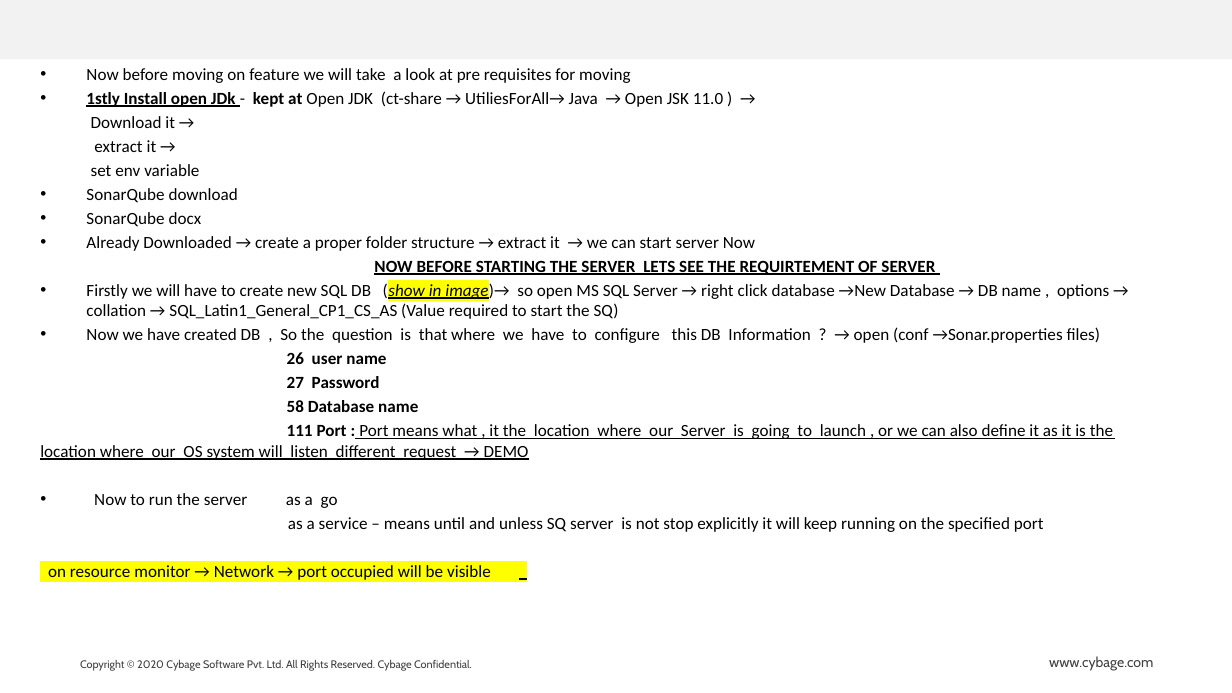
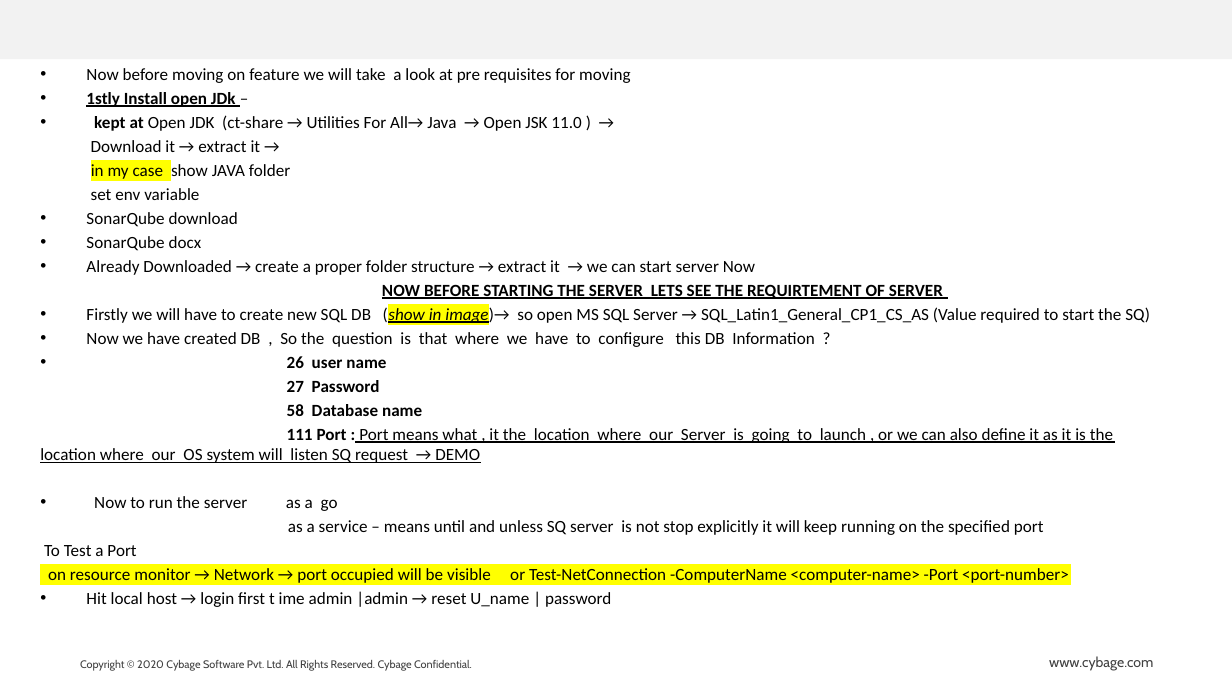
Before and after one commit to abcruturaj/Snyk_Docx, a slide deck: slide 7 of SonarQube.pptx. Drawn at 1232x693 pixels with LibreOffice and Linux fonts; fonts in the diff are those of the drawing; background and template pictures are left out. Boxes give left, top, right and bottom in pixels: in the first picture for what was removed or moved away, otherwise in the second. Text is boxed around its words. In the diff, an @@ line names an element or a change of style, - is before the commit and + after.

```diff
--- a/SonarQube.pptx
+++ b/SonarQube.pptx
@@ text at (x1=86, y1=92, x2=581, y2=179): text changed @@
-• 1stly Install open JDk - kept at Open JDK (ct-share → UtiliesForAll→ Java → Open JSK 11.0 ) →
-Download it →
-extract it →
+• 1stly Install open JDk –
+• kept at Open JDK (ct-share → Utilities For All→ Java → Open JSK 11.0 ) →
+Download it → extract it →
+in my case show JAVA folder
@@ text at (x1=86, y1=306, x2=1150, y2=347): text changed @@
-• Firstly we will have to create new SQL DB (show in image)→ so open MS SQL Server → right click database →New Database → DB name , options → collation → SQL_Latin1_General_CP1_CS_AS (Value required to start the SQ)
-• Now we have created DB , So the question is that where we have to configure this DB Information ? → open (conf →Sonar.properties files)
+• Firstly we will have to create new SQL DB (show in image)→ so open MS SQL Server → SQL_Latin1_General_CP1_CS_AS (Value required to start the SQ)
+• Now we have created DB , So the question is that where we have to configure this DB Information ?
@@ text at (x1=287, y1=356, x2=386, y2=368): bullet none to • @@
@@ text at (x1=40, y1=428, x2=1113, y2=463): text changed @@
-111 Port : Port means what , it the location where our Server is going to launch , or we can also define it as it is the location where our OS system will listen different request → DEMO
+111 Port : Port means what , it the location where our Server is going to launch , or we can also define it as it is the location where our OS system will listen SQ request → DEMO
@@ text at (x1=44, y1=545, x2=1069, y2=607): text changed @@
-on resource monitor → Network → port occupied will be visible
+To Test a Port
+on resource monitor → Network → port occupied will be visible or Test-NetConnection -ComputerName <computer-name> -Port <port-number>
+• Hit local host → login first t ime admin |admin → reset U_name | password
```
Also in this commit, not shown: 6 other slides changed, 6 slides added, 1 slide removed, 2 other files.
